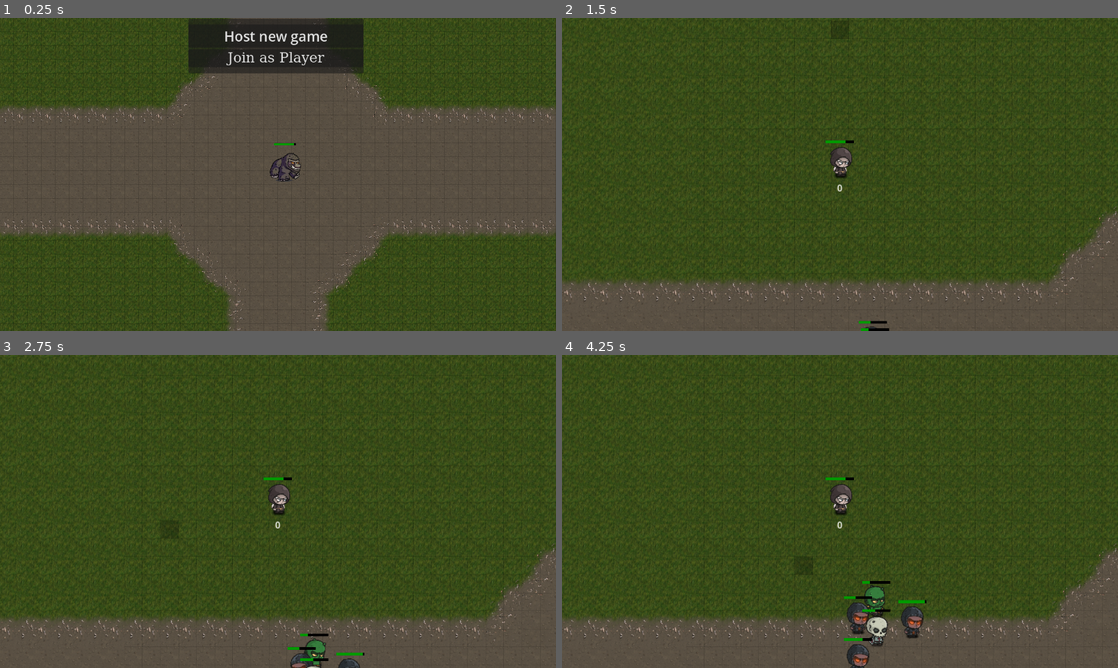
Above: before the commit, frames 1-4 (two rows, left to right).
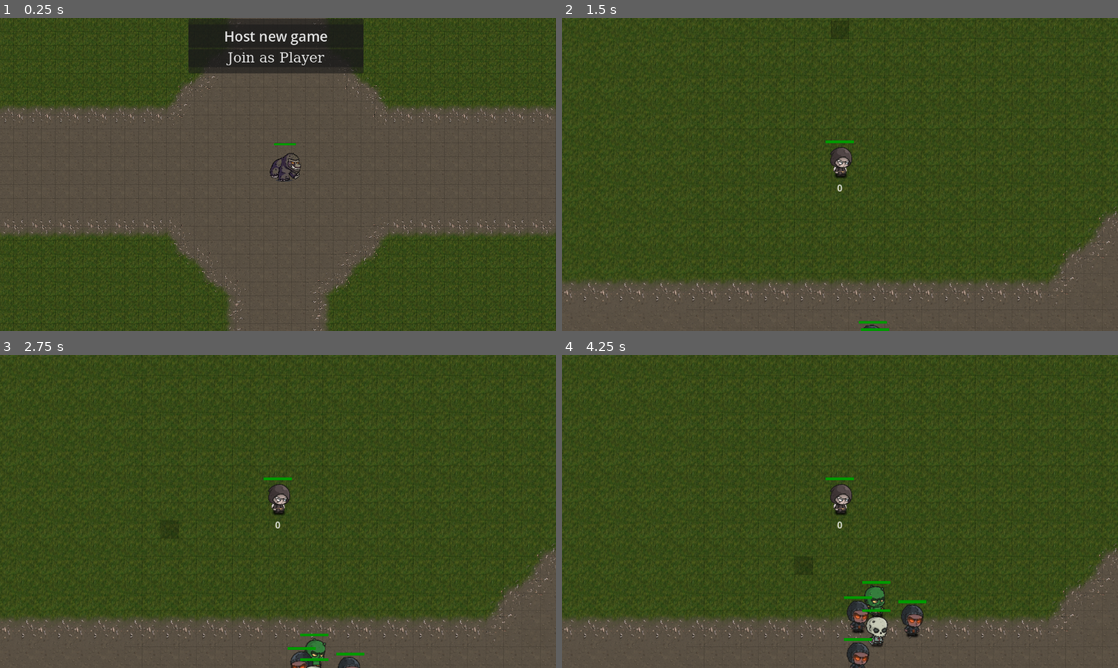
Above: after the commit, the same moments.

Repository: LucasJappert/moomoo-lan-party
Game: Godot game, scene res://scenes/game_manager_scene.tscn
The game is run twice, just before and just after one commit, with the same random seed, the same clock (stepped at 60 frames per second) and the same inputs.
Inputs (mouse positions are in pixels of both pictures, inside the frame that each line leads up to):
- Up to frame 1 (0.25 s): no input
- Up to frame 2 (1.5 s): tap Enter at 0.5 s; move the mouse to (962, 158) at 0.52 s; click (962, 158) at 0.67 s; click "Host new game" at 1.25 s
- Up to frame 3 (2.75 s): move the mouse to (166, 527) at 2.02 s; click (166, 527) at 2.17 s
- Up to frame 4 (4.25 s): move the mouse to (895, 442) at 2.77 s; click (895, 442) at 2.92 s; move the mouse to (812, 574) at 3.52 s; click (812, 574) at 3.67 s

The runs differ from the first frame. In frame 1, less than 0.1% of the frame differs, in the area x 52-54%, y 40-41%; in frame 2, 0.1%; in frame 3, 0.2%; in frame 4, 0.6%, in the area x 51-66%, y 39-100%.

Commit message:
code improvements

Diff:
--- a/scripts/entity/aux_entity_client.gd
+++ /dev/null
@@ -1,12 +0,0 @@
-class_name AuxEntityClient
-
-static func _process(_entity: Entity, _delta: float) -> void:
-	pass
-
-static func _phisics_process(_entity: Entity, _delta: float) -> void:
-	if _entity.multiplayer.is_server() && not MultiplayerManager.HOSTED_GAME:
-		return
-
-	_entity.sprite.flip_h = _entity.direction.x < 0
-
-	pass
--- a/scripts/entity/aux_entity_server.gd
+++ /dev/null
@@ -1,4 +0,0 @@
-class_name AuxEntityServer
-
-static func _process(_entity: Entity, _delta: float) -> void:
-	pass
--- a/scripts/entity/enemy.gd
+++ b/scripts/entity/enemy.gd
@@ -45,7 +45,7 @@
 	if target_entity == null:
 		return
 
-	if is_target_entity_in_attack_area():
+	if GlobalsEntityHelpers.is_target_entity_in_attack_area(self):
 		current_path = []
 		return
 
--- a/scripts/entity/entity.gd
+++ b/scripts/entity/entity.gd
@@ -19,6 +19,7 @@
 var current_path: Array[Vector2i] = []
 var current_cell = null
 var target_pos = null
+var movement_helper = MovementEntityHelper.new()
 
 @export var current_state: EntityState.StateEnum = EntityState.StateEnum.IDLE
 
@@ -36,72 +37,34 @@
 	name = str(id)
 	hud.initialize(self)
 	_load_sprite()
+	movement_helper.initialize(self)
+
+func _process(_delta: float) -> void:
+	_server_verify_right_click_mouse_pos(_delta)
+	EntityState._process(self)
+
+func _physics_process(_delta):
+	movement_helper._server_move_along_path(_delta)
+	_physics_process_server(_delta)
+
+func _physics_process_server(_delta: float) -> void:
+	if multiplayer.is_server() && not MultiplayerManager.HOSTED_GAME:
+		return
+	sprite.flip_h = direction.x < 0
+
 
 func _server_verify_right_click_mouse_pos(_delta: float):
 	# Implemented in Player
 	pass
 
 func _load_sprite():
+	# Implemented in Player and Enemy
 	pass
 
-func _process(_delta: float) -> void:
-	AuxEntityClient._process(self, _delta)
-	AuxEntityServer._process(self, _delta)
-	EntityState._update(self)
-	hud._process(_delta)
-
-	_server_verify_right_click_mouse_pos(_delta)
-
-func _physics_process(delta):
-	_server_move_along_path(delta)
-	AuxEntityClient._phisics_process(self, delta)
-
-func _server_move_along_path(_delta: float):
-	if not multiplayer.is_server():
-		return
-
-	if is_target_entity_in_attack_area():
-		current_path = []
-
-	if target_pos == null:
-		if current_path.is_empty():
-			return _stop_movement()
-
-		current_cell = AStarGridManager.world_to_cell(global_position)
-		var next_target_cell = current_path[0]
-
-
-		if AStarGridManager.astar_grid.is_point_solid(next_target_cell):
-			 # Update the path and return when next target cell is blocked
-			_update_path()
-			return _stop_movement()
-		AStarGridManager.set_cell_blocked(current_cell, false)
-		AStarGridManager.set_cell_blocked(next_target_cell, true)
-		target_pos = AStarGridManager.cell_to_world(next_target_cell)
-		current_path.remove_at(0)
-
-	direction = (target_pos - global_position).normalized()
-	velocity = direction * mov_speed
-
-	global_position.x += velocity.x * _delta
-	global_position.y += velocity.y * _delta
-
-	if global_position.distance_to(target_pos) < 2:
-		global_position = target_pos
-		target_pos = null
-
-func is_target_entity_in_attack_area() -> bool:
-	if target_entity == null:
-		return false
-
-	var result = area_attack.overlaps_body(target_entity)
-	return result
-
-func _stop_movement():
-	velocity = Vector2.ZERO
-
 func _update_path():
+	# Implemented in Player and Enemy
 	pass
 
 func die():
+	# Implemented in Player and Enemy
 	queue_free()
--- a/scripts/entity/entity_state.gd
+++ b/scripts/entity/entity_state.gd
@@ -3,7 +3,7 @@
 enum StateEnum {IDLE, WALK}
 
 
-static func _update(entity: Entity) -> void:
+static func _process(entity: Entity) -> void:
 	_server_update(entity)
 
 static func _server_update(entity: Entity):
--- /dev/null
+++ b/scripts/entity/helpers/globals_entity_helpers.gd
@@ -0,0 +1,8 @@
+class_name GlobalsEntityHelpers
+
+static func is_target_entity_in_attack_area(_entity: Entity) -> bool:
+	if _entity.target_entity == null:
+		return false
+
+	var result = _entity.area_attack.overlaps_body(_entity.target_entity)
+	return result
--- /dev/null
+++ b/scripts/entity/helpers/movement_entity_helper.gd
@@ -0,0 +1,42 @@
+class_name MovementEntityHelper
+var entity: Entity
+
+func initialize(_entity: Entity):
+	entity = _entity
+
+func _server_move_along_path(_delta: float):
+	if not entity.multiplayer.is_server():
+		return
+
+	if GlobalsEntityHelpers.is_target_entity_in_attack_area(entity):
+		entity.current_path = []
+
+	if entity.target_pos == null:
+		if entity.current_path.is_empty():
+			return _stop_movement()
+
+		entity.current_cell = AStarGridManager.world_to_cell(entity.global_position)
+		var next_target_cell = entity.current_path[0]
+
+
+		if AStarGridManager.astar_grid.is_point_solid(next_target_cell):
+			 # Update the path and return when next target cell is blocked
+			entity._update_path()
+			return _stop_movement()
+		AStarGridManager.set_cell_blocked(entity.current_cell, false)
+		AStarGridManager.set_cell_blocked(next_target_cell, true)
+		entity.target_pos = AStarGridManager.cell_to_world(next_target_cell)
+		entity.current_path.remove_at(0)
+
+	entity.direction = (entity.target_pos - entity.global_position).normalized()
+	entity.velocity = entity.direction * entity.mov_speed
+
+	entity.global_position.x += entity.velocity.x * _delta
+	entity.global_position.y += entity.velocity.y * _delta
+
+	if entity.global_position.distance_to(entity.target_pos) < 2:
+		entity.global_position = entity.target_pos
+		entity.target_pos = null
+
+func _stop_movement():
+	entity.velocity = Vector2.ZERO
--- a/scripts/entity/hud.gd
+++ b/scripts/entity/hud.gd
@@ -18,9 +18,9 @@
 		fg_style.bg_color = Color(0, 0.6, 0) # green foreground
 		_health_bar.add_theme_stylebox_override("fill", fg_style)
 
-		_health_bar.max_value = 100 # entity.combat.max_health
-		# _health_bar.value = entity.combat.current_health
-		_health_bar.value = randi() % 81 + 20
+		_health_bar.max_value = entity.combat_data.max_hp
+		_health_bar.value = entity.combat_data.current_hp
+		# _health_bar.value = randi() % 81 + 20
 		_health_bar.position.x = - _health_bar.size.x / 2
 		_health_bar.position.y = -80 if _is_moomoo else -60
 
@@ -39,9 +39,7 @@
 	if not _label.visible:
 		return
 
-	# _label.text = entity.name
-	# _label.global_position.x = entity.collision_shape.global_position.x - _label.size.x / 2
-	# _label.global_position.y = entity.collision_shape.global_position.y + entity.collision_shape.shape.get_rect().size.y / 2
+	pass
 
 func increment_health_bar(value: int):
 	_health_bar.value += value
--- a/scripts/models/combat_data.gd
+++ b/scripts/models/combat_data.gd
@@ -1,6 +1,7 @@
 class_name CombatData
 
 var max_hp: int = 100
+var current_hp: int = 100
 var physical_defense: int = 0
 var magic_defense: int = 0
 var evasion: float = 0.0
@@ -11,3 +12,6 @@
 var attack_type := AttackTypes.MELEE
 var projectile_type: String = ""
 var skills: Array[Skill] = []
+
+func _ready():
+	pass
Binary file changed: assets/enemies/enemies_tileset.png
Not shown, added: scripts/entity/helpers/globals_entity_helpers.gd.uid
Not shown, added: scripts/entity/helpers/movement_entity_helper.gd.uid
